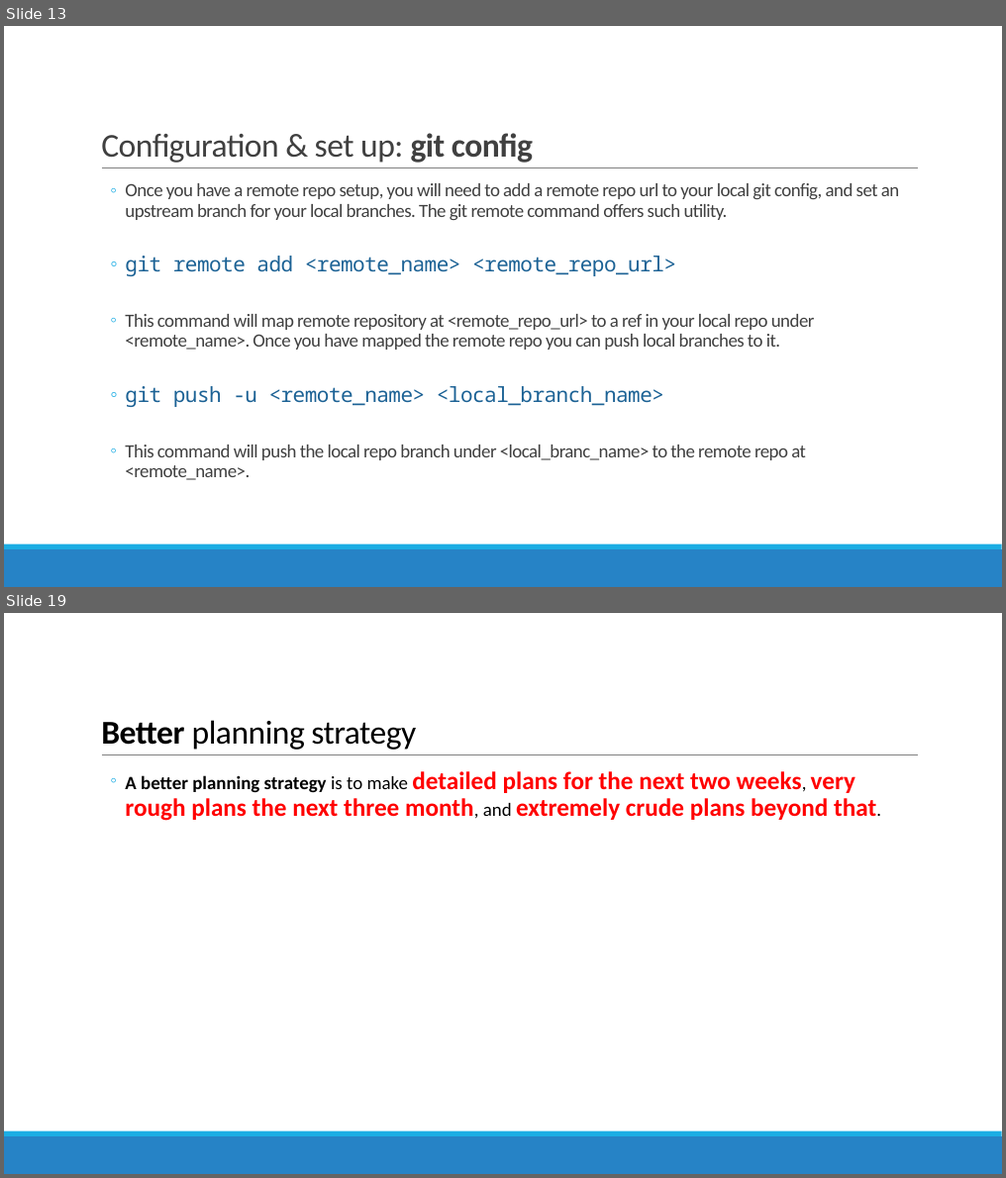
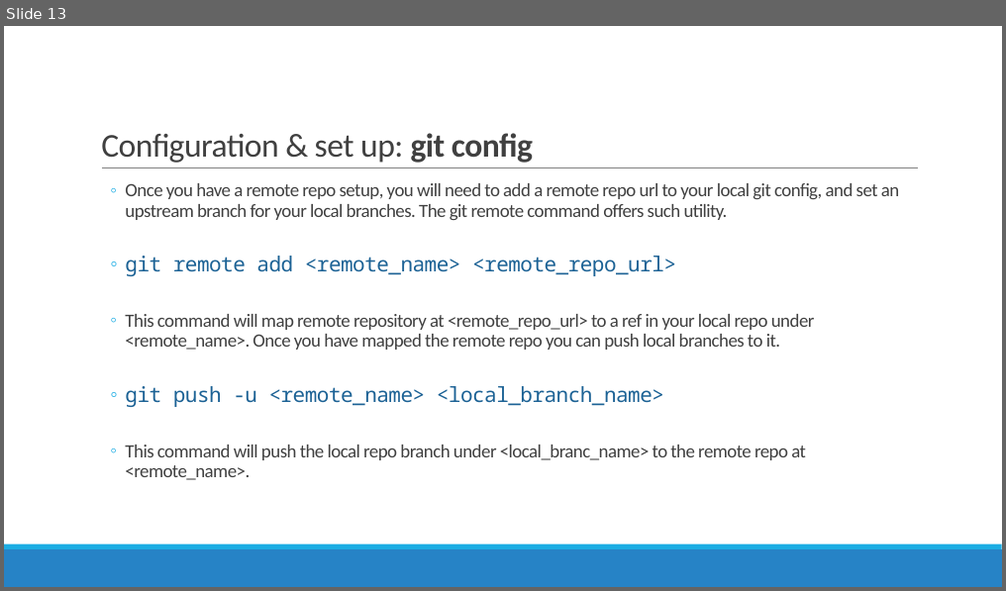
Before and after one commit to reza-arjmandi/Agile-Software-Development-Course, a slide deck: session1/Version Control.pptx. Shown one above the other, each under a label of ours: slides 13 and 19 before the commit, slide 13 after it; the slides between them are not shown. The pictures are 1006x1178 and 1006x591 pixels, drawn with LibreOffice and Linux fonts; fonts in the diff are those of the drawing. Boxes give left, top, right and bottom in pixels: in the first picture for what was removed or moved away, otherwise in the second. Text is boxed around its words. In the diff, an @@ line names an element or a change of style, - is before the commit and + after.

```diff
--- a/session1/Version Control.pptx
+++ b/session1/Version Control.pptx
@@ slide 19 removed at bbox=[4, 613, 1002, 1174], background #FFFFFF; not listed: 3 template elements that a slide beside it also shows @@
@@ title removed at bbox=[101, 720, 416, 750] @@
-Better planning strategy
@@ text removed at bbox=[125, 771, 876, 821] @@
-  ◦ A better planning strategy is to make detailed plans for the next two weeks, very rough plans the next three month, and extremely crude plans beyond that.
```
Also in this commit, not shown: 17 other slides removed, 1 other file.
